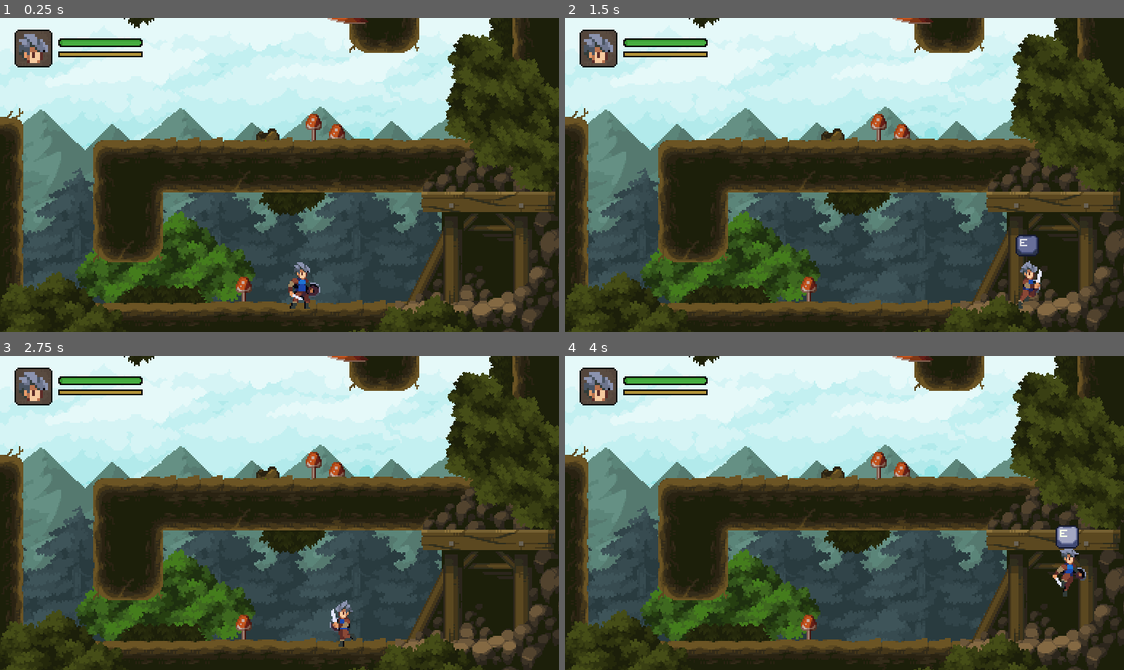
Above: before the commit, frames 1-4 (two rows, left to right).
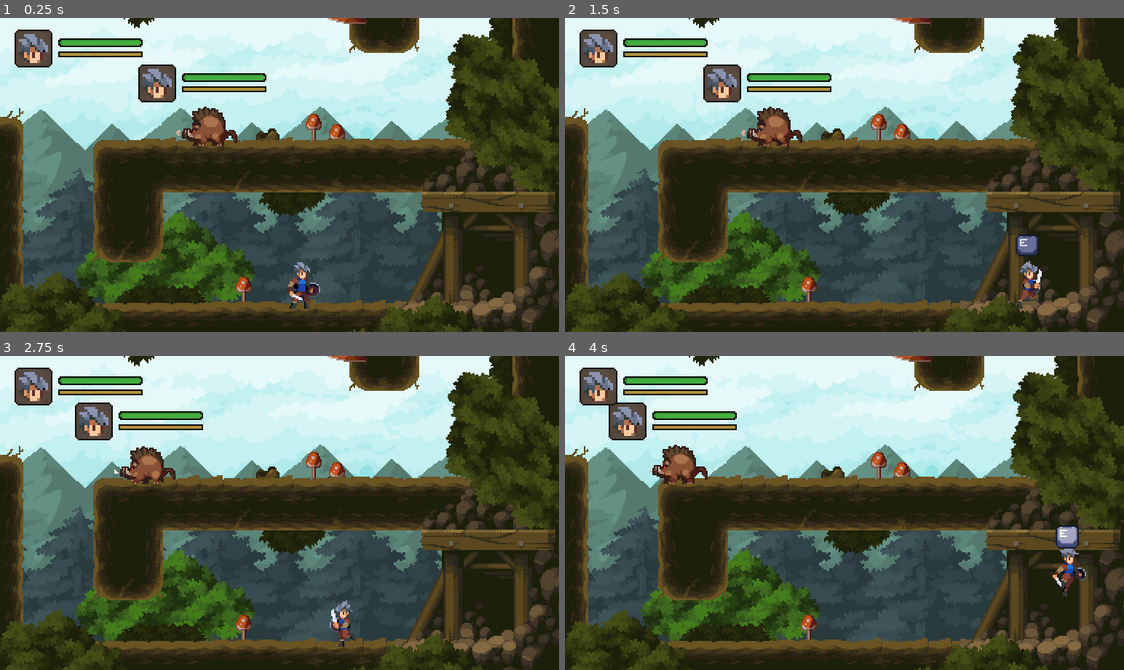
Above: after the commit, the same moments.

Repository: ukagaka/rpg-adventure
Game: Godot game, scene res://worlds/forest.tscn
Same seed, same stepped clock (60 frames per second), same inputs: the game is played once before the commit and once after it.
Inputs:
- Up to frame 1 (0.25 s): no input
- Up to frame 2 (1.5 s): hold A (attack) 0.53-1.28 s; hold Right (move_right) from 0.53 s (still down); tap Space (jump) at 0.77 s; tap E (interact) at 1.35 s
- Up to frame 3 (2.75 s): tap Space (jump) at 1.52 s; release Right (move_right) at 2.03 s; hold Left (move_left) from 2.03 s (still down); hold Z (slide) from 2.03 s (still down)
- Up to frame 4 (4 s): release Left (move_left) at 2.78 s; release Z (slide) at 2.78 s; hold Right (move_right) from 2.78 s (still down); tap A (attack) at 2.85 s; tap Space (jump) at 3.02, 3.77 s; hold E (interact) from 3.53 s (still down)

The runs differ from the first frame. In frame 1, 2.3% of the frame differs, in the area x 24-48%, y 14-41%; in frame 2, 2.3%; in frame 3, 2.2%; in frame 4, 2.3%.

Commit message:
17:保持场景状态

Diff:
--- a/enemies/enemy.gd
+++ b/enemies/enemy.gd
@@ -24,7 +24,6 @@
 @onready var state_machine: StateMachine = $StateMachine
 @onready var stats: Stats = $Stats
 
-
 func move(speed: float, delta:float) -> void:
 	velocity.x = move_toward(velocity.x, speed * direction, acceleration * delta)
 	velocity.y += default_gravity * delta
--- a/enemies/enemy.tscn
+++ b/enemies/enemy.tscn
@@ -6,7 +6,7 @@
 [ext_resource type="Script" path="res://classes/Hurbox.gd" id="3_gvtqw"]
 [ext_resource type="Script" path="res://classes/Stats.gd" id="5_7eylb"]
 
-[node name="Enemy" type="CharacterBody2D"]
+[node name="Enemy" type="CharacterBody2D" groups=["enemies"]]
 collision_layer = 4
 script = ExtResource("1_yt7mr")
 
--- a/globals/game.gd
+++ b/globals/game.gd
@@ -1,4 +1,9 @@
 extends Node
+
+# 场景名称 => {
+#	enemies_alive => [ 敌人路径 ]
+# }
+var world_states := {}
 
 @onready var player_stats: Stats = $PlayerStats
 @onready var color_rect: ColorRect = $ColorRect
@@ -15,9 +20,16 @@
 	tween.tween_property(color_rect, "color:a", 1, 0.8)
 	await tween.finished
 
+	var old_name := tree.current_scene.scene_file_path.get_file().get_basename()
+	world_states[old_name] = tree.current_scene.to_dict()
+
 	tree.change_scene_to_file(path)
 
 	await tree.tree_changed
+
+	var new_name := tree.current_scene.scene_file_path.get_file().get_basename()
+	if new_name in world_states:
+		tree.current_scene.from_dict(world_states[new_name])
 
 	for node in tree.get_nodes_in_group("entry_points"):
 		if node.name == entry_point:
--- a/worlds/forest.gd
+++ b/worlds/forest.gd
@@ -3,7 +3,6 @@
 @onready var tile_map: TileMap = $TileMap
 @onready var camera_2d: Camera2D = $Player/Camera2D
 @onready var player: Player = $Player
-
 
 
 func _ready() -> void:
@@ -23,3 +22,21 @@
 	player.direction = direction
 	camera_2d.reset_smoothing()
 	camera_2d.force_update_scroll()
+
+
+func to_dict() -> Dictionary:
+	var enemies_alive := []
+
+	for node in get_tree().get_nodes_in_group("enemies"):
+		var path := get_path_to(node)
+		enemies_alive.append(path)
+
+	return {
+		enemies_alive = enemies_alive,
+	}
+
+func from_dict(dict: Dictionary) -> void:
+	for node in get_tree().get_nodes_in_group("enemies"):
+		var path := get_path_to(node)
+		if path not in dict.enemies_alive:
+			node.queue_free()
--- a/worlds/forest.tscn
+++ b/worlds/forest.tscn
@@ -310,3 +310,6 @@
 
 [node name="Boar" parent="." instance=ExtResource("8_nhomo")]
 position = Vector2(530, 43)
+
+[node name="Boar2" parent="." instance=ExtResource("8_nhomo")]
+position = Vector2(881, 70)
